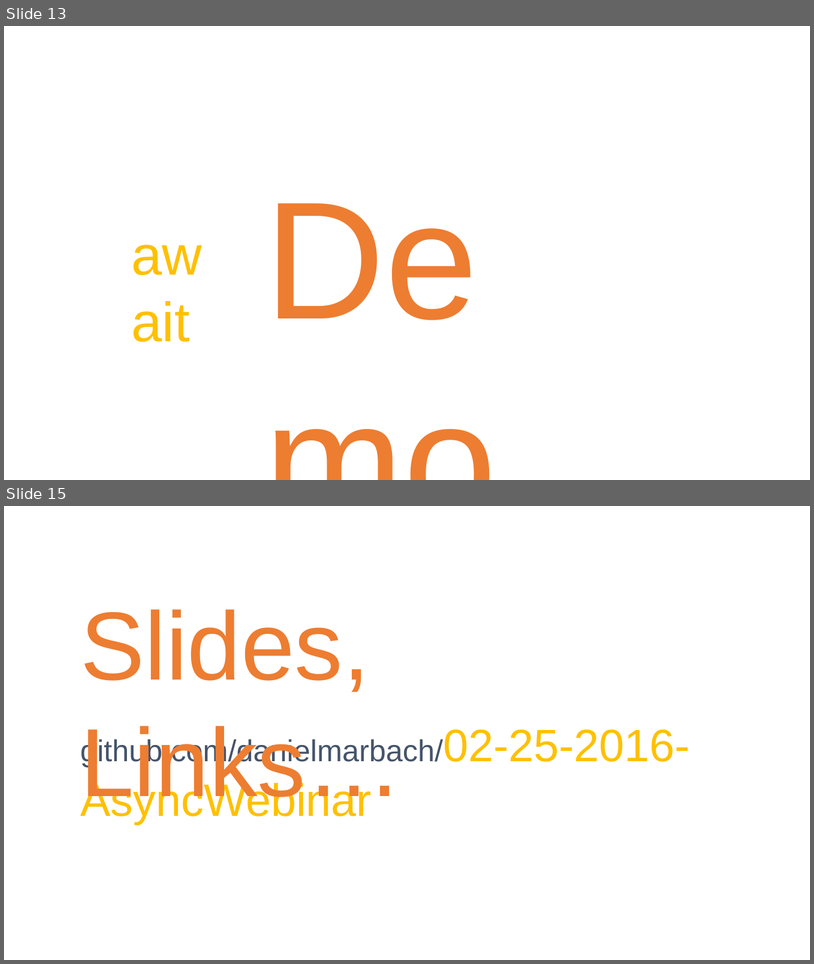
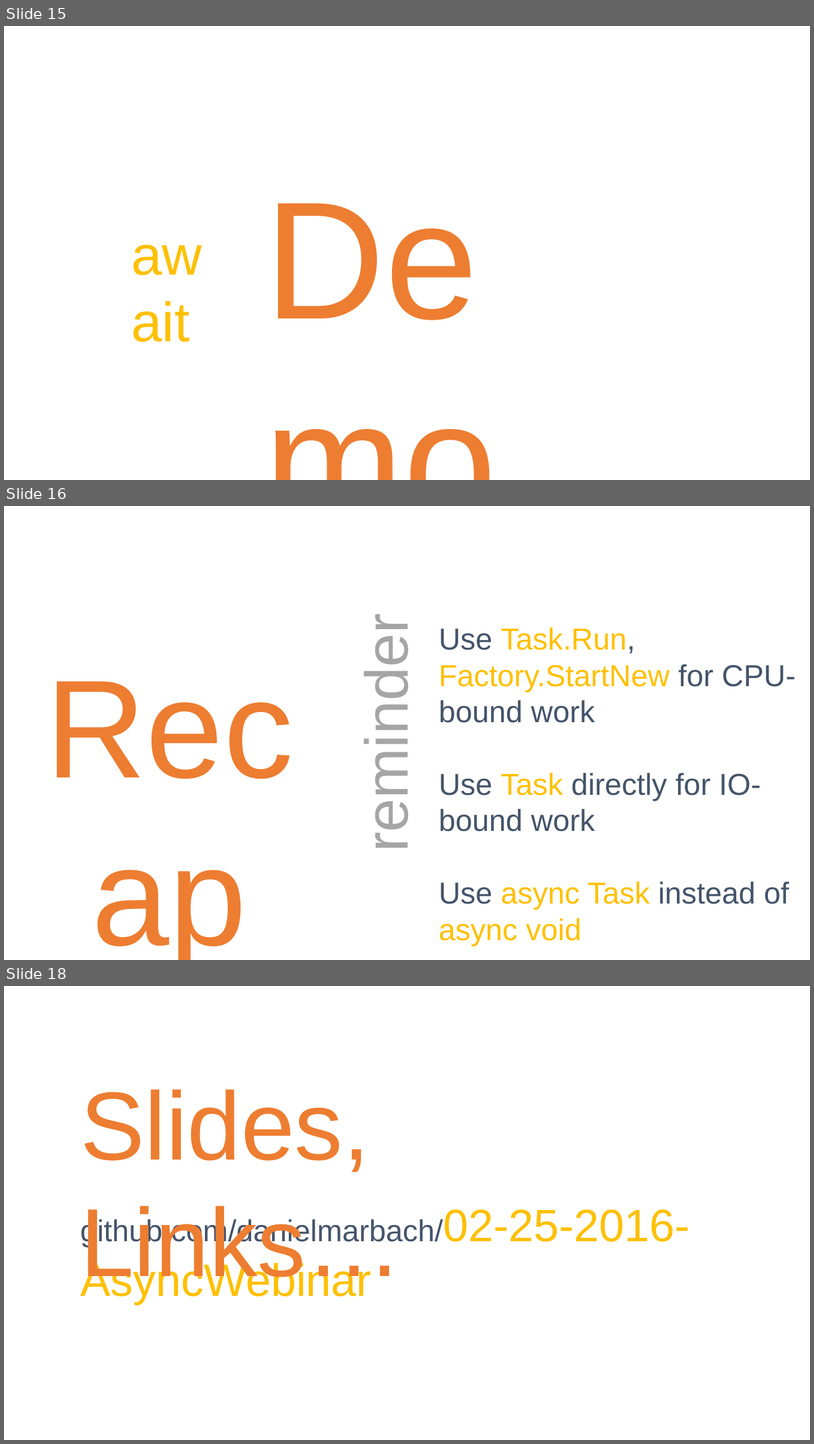
Before and after one commit to danielmarbach/02-25-2016-AsyncWebinar, a slide deck: webinar.pptx. Shown one above the other, each under a label of ours: slides 13 and 15 before the commit, slides 15, 16 and 18 after it; the slides between them are not shown. The pictures are 814x964 and 814x1444 pixels, drawn with LibreOffice and Linux fonts; fonts in the diff are those of the drawing. Boxes give left, top, right and bottom in pixels: in the first picture for what was removed or moved away, otherwise in the second. Text is boxed around its words. In the diff, an @@ line names an element or a change of style, - is before the commit and + after.

```diff
--- a/webinar.pptx
+++ b/webinar.pptx
@@ slide 16 added at (4, 506, 810, 960), background #FFFFFF @@
@@ text added at (439, 627, 796, 946), 36 pt, text #44546A @@
+Use Task.Run, Factory.StartNew for CPU-bound work
+Use Task directly for IO-bound work
+Use async Task instead of async void
@@ text added at (4, 636, 335, 810), 166 pt, text #ED7D31 @@
+Recap
@@ text added at (354, 637, 421, 844), 72 pt, text #A5A5A5 @@
+reminder
@@ what was slide 13 is now slide 15 @@
@@ what was slide 15 is now slide 18 @@
```
Also in this commit, not shown: 6 other slides added, 2 slides removed.
